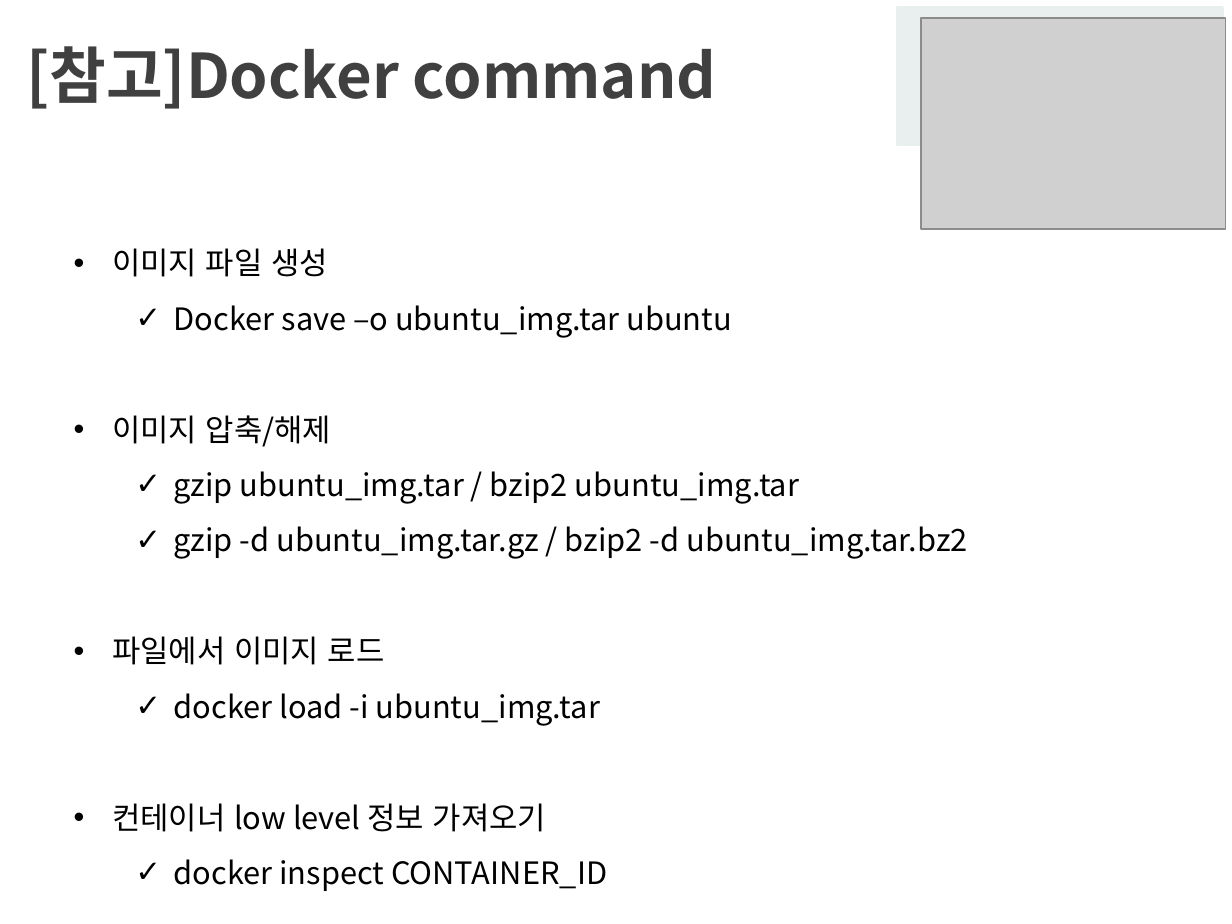
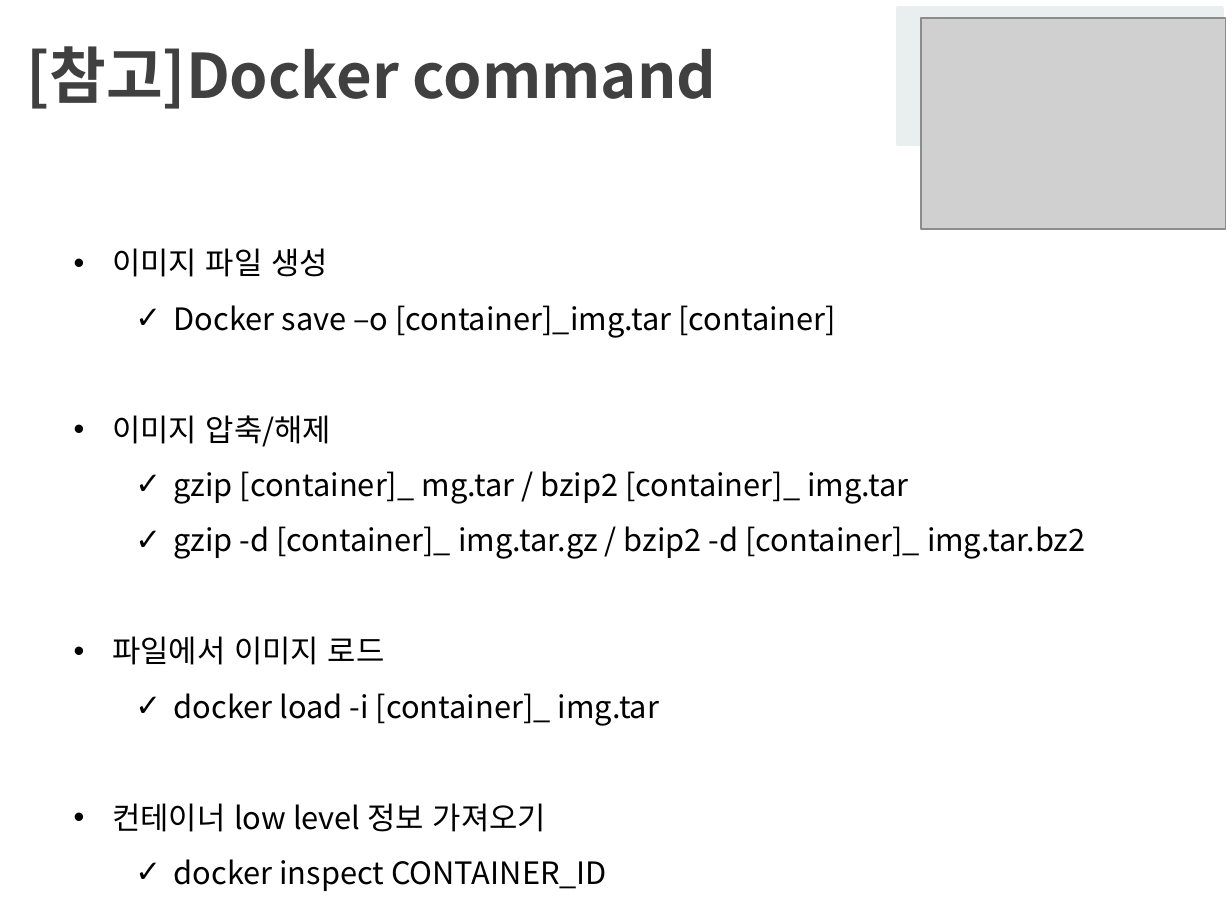
Before and after one commit to rndlr96/Conference-Data, a slide deck: slide 29 of pandog_docker[4.26].pptx (slide 23 before the commit). Drawn at 1232x924 pixels with LibreOffice and Linux fonts; fonts in the diff are those of the drawing; grey boxes stand for pictures; background and template pictures are left out. Boxes give left, top, right and bottom in pixels: in the first picture for what was removed or moved away, otherwise in the second. Text is boxed around its words. In the diff, an @@ line names an element or a change of style, - is before the commit and + after.

Commit message:
upload

```diff
--- a/pandog_docker[4.26].pptx
+++ b/pandog_docker[4.26].pptx
@@ text at <box>174,305,836,338</box>: text changed @@
-    ✓ Docker save –o ubuntu_img.tar ubuntu
+    ✓ Docker save –o [container]_img.tar [container]
@@ text at <box>174,471,1086,559</box>: text changed @@
-    ✓ gzip ubuntu_img.tar / bzip2 ubuntu_img.tar
-    ✓ gzip -d ubuntu_img.tar.gz / bzip2 -d ubuntu_img.tar.bz2
+    ✓ gzip [container]_ mg.tar / bzip2 [container]_ img.tar
+    ✓ gzip -d [container]_ img.tar.gz / bzip2 -d [container]_ img.tar.bz2
@@ text at <box>174,693,659,726</box>: text changed @@
-    ✓ docker load -i ubuntu_img.tar
+    ✓ docker load -i [container]_ img.tar
```
Also in this commit, not shown: 3 other slides changed, 7 slides added.
